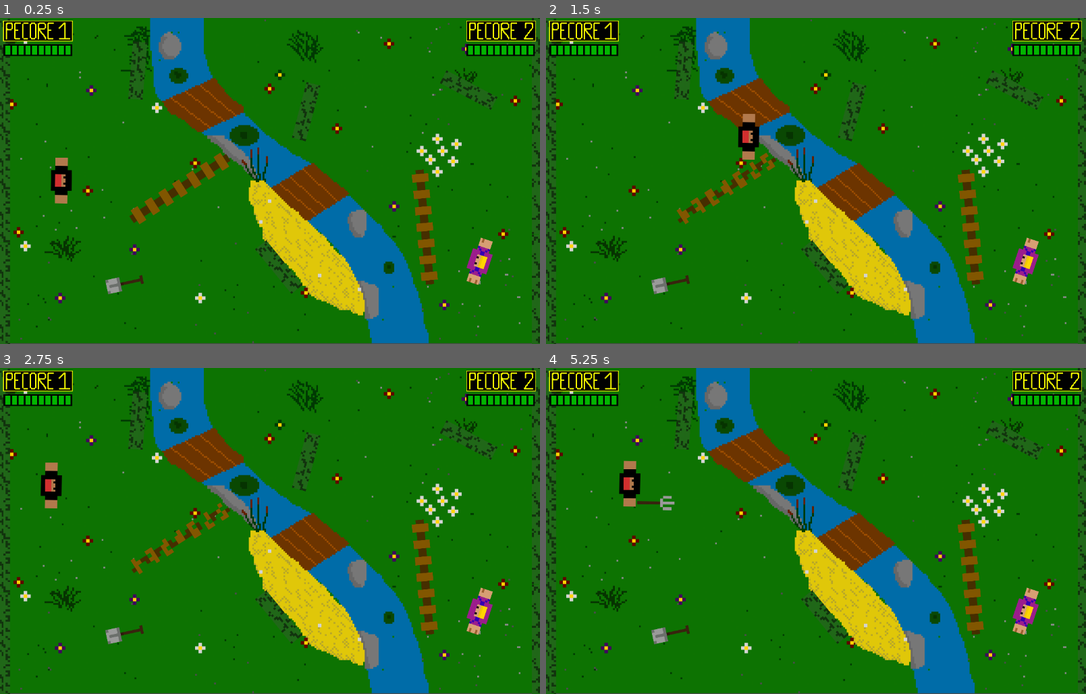
Above: before the commit, frames 1-4 (two rows, left to right).
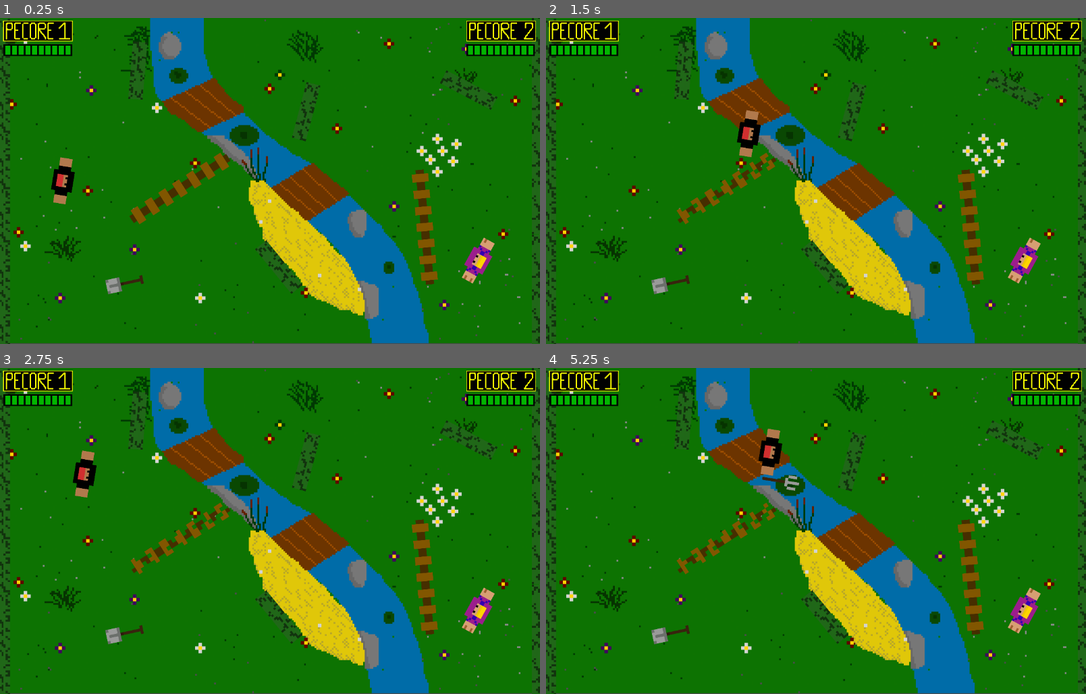
Above: after the commit, the same moments.

Repository: GuenotF/Proto_Pecore_Fight
Game: Godot game, scene res://_Scenes/Map.tscn
The game is run twice, just before and just after one commit, with the same random seed, the same clock (stepped at 60 frames per second) and the same inputs. Sound files missing from this copy of the repository are replaced by a short silence.
Inputs (mouse positions are in pixels of both pictures, inside the frame that each line leads up to):
- Up to frame 1 (0.25 s): no input
- Up to frame 2 (1.5 s): tap Enter at 0.5 s; move the mouse to (934, 164) at 0.52 s; hold D (move_right) from 0.53 s (still down); click (934, 164) at 0.6 s; tap Space (ui_select) at 0.77 s; move the mouse to (708, 197) at 1.27 s; click (708, 197) at 1.35 s
- Up to frame 3 (2.75 s): tap Space (ui_select) at 1.52 s; move the mouse to (324, 459) at 2.02 s; release D (move_right) at 2.03 s; hold Q (move_left) from 2.03 s (still down); click (324, 459) at 2.1 s
- Up to frame 4 (5.25 s): move the mouse to (789, 596) at 2.77 s; release Q (move_left) at 2.78 s; hold D (move_right) 2.78-4.28 s; click (789, 596) at 2.85 s; tap Space (ui_select) at 3.02, 3.77, 4.52 s; move the mouse to (978, 579) at 3.52 s; click (978, 579) at 3.6 s; move the mouse to (654, 482) at 4.27 s; hold Q (move_left) 4.28-5.03 s; click (654, 482) at 4.35 s; move the mouse to (843, 531) at 5.02 s; hold D (move_right) from 5.03 s (still down); click (843, 531) at 5.1 s

The runs differ from the first frame. In frame 1, 0.5% of the frame differs, in the area x 9-92%, y 42-82%; in frame 2, 0.5%; in frame 3, 1.2%; in frame 4, 2.0%, in the area x 13-92%, y 18-82%.

Commit message:
Refactor inhertiance and stuff for weapons and players

Diff:
--- a/Scripts/Player1.gd
+++ b/Scripts/Player.gd
@@ -1,15 +1,13 @@
 extends KinematicBody2D
 
 var blood = Sprite.new()
-
-var weapon = preload("res://_Scenes/Weapons/Weapon_Fork.tscn")
 
 export var speed = 500
 export var slow = 250
 export var slow_duration = 0.5
 export var bleed_duration = 0.5
 export var life = 10
-export var fire_rate = 0.3 #Pour test
+export var fire_rate = 0.3
 
 var screen_size
 
@@ -22,46 +20,42 @@
 
 
 func _ready():
+	$AnimatedSprite.play("default")
 	$Blood.hide()
 	screen_size = get_viewport_rect().size
 
 func _physics_process(_delta):
-
 	#addSprite()
-
-	# Manage Movement
-	movedir.x = -Input.get_action_strength("move_left") + Input.get_action_strength("move_right")
-	movedir.y = +Input.get_action_strength("move_down") - Input.get_action_strength("move_up")
 
 	var velocity = movedir * speed
 	velocity = move_and_slide(velocity)
-
-	aim()
-
-	if Input.is_action_just_pressed("shoot") and can_fire:
-		shoot()
-
 
 	if is_slowed:
 		speed = slow
 	else:
 		speed = 500
 
-
 	# Limit player to screen size
 	position.x = clamp(position.x, 0, screen_size.x)
 	position.y = clamp(position.y, 0, screen_size.y)
 
-func aim():
+func move(up, down, left, right):
+		# Manage Movement
+	movedir.x = -Input.get_action_strength(left) + Input.get_action_strength(right)
+	movedir.y = +Input.get_action_strength(down) - Input.get_action_strength(up)
+
+
+func aim(device, axis_x, axis_y):
 	# Manage Rotation
-	look_dir.x = Input.get_joy_axis(0, JOY_AXIS_2)
-	look_dir.y = Input.get_joy_axis(0, JOY_AXIS_3)
+	look_dir.x = Input.get_joy_axis(device, axis_x)
+	look_dir.y = Input.get_joy_axis(device, axis_y)
 
 	if  look_dir.length() >= deadzone:
 		rotation = look_dir.angle()
 
-func shoot():
-	var w = weapon.instance()
+func shoot(norm_weapon):
+	var w = norm_weapon
+	w.player = self
 	w.set_scale(Vector2(0.5, 0.5))
 	owner.add_child(w)
 	w.transform = $Shoot_Start.global_transform
--- a/Scripts/Player2.gd
+++ /dev/null
@@ -1,89 +0,0 @@
-extends KinematicBody2D
-
-var weapon = preload("res://_Scenes/Weapons/Weapon_Shovel.tscn")
-
-export var speed = 500
-export var slow = 250
-export var slow_duration = 0.5
-export var bleed_duration = 0.5
-export var life = 10
-export var fire_rate = 0.3 #Pour test
-
-var screen_size
-
-var can_fire = true
-var is_slowed = false
-
-var movedir = Vector2(0,0)
-var look_dir = Vector2()
-var deadzone = 0.8
-
-
-func _ready():
-	$Blood.hide()
-	screen_size = get_viewport_rect().size
-
-func _physics_process(_delta):
-	# Manage Movement
-	movedir.x = -Input.get_action_strength("move_left2") + Input.get_action_strength("move_right2") #AXE1
-	movedir.y = +Input.get_action_strength("move_down2") - Input.get_action_strength("move_up2") # AXE0
-
-	var velocity = movedir * speed
-	velocity = move_and_slide(velocity)
-
-	aim()
-
-	if Input.is_action_just_pressed("shoot2") and can_fire:
-		shoot()
-
-	if is_slowed:
-		speed = slow
-	else:
-		speed = 500
-
-	# Limit player to screen size
-	position.x = clamp(position.x, 0, screen_size.x)
-	position.y = clamp(position.y, 0, screen_size.y)
-
-func aim():
-	# Manage Rotation
-	look_dir.x = Input.get_joy_axis(1, JOY_AXIS_2)
-	look_dir.y = Input.get_joy_axis(1, JOY_AXIS_3)
-	if  look_dir.length() >= deadzone:
-		rotation = look_dir.angle()
-
-func shoot():
-	var w = weapon.instance()
-	owner.add_child(w)
-	w.transform = $Shoot_Start.global_transform
-
-	# Mécanique Mundo Couperet
-	# life = life - 1
-	# get_node("../HUD").update_Life_p2(life)
-
-	can_fire = false
-	yield(get_tree().create_timer(fire_rate), "timeout")
-	can_fire = true
-
-
-func hit():
-	life = life - 1
-
-	slowed()
-	bleeds()
-
-	#print("Player " + life)
-	if !get_node("../HUD").game_over:
-		get_node("../HUD").update_Life_p2(life)
-		if life <= 0:
-			self.queue_free()
-
-func slowed():
-	is_slowed = true
-	yield(get_tree().create_timer(slow_duration), "timeout")
-	is_slowed = false
-
-func bleeds():
-	$Blood.show()
-	yield(get_tree().create_timer(bleed_duration), "timeout")
-	$Blood.hide()
--- /dev/null
+++ b/Scripts/Players/Player1.gd
@@ -0,0 +1,14 @@
+extends "res://Scripts/Player.gd"
+
+var weapon = preload("res://_Scenes/Weapons/Weapon_Fork.tscn")
+
+func _ready():
+
+	pass
+
+func _process(delta):
+	aim(0, JOY_AXIS_2, JOY_AXIS_3)
+	move("move_up", "move_down", "move_left", "move_right")
+
+	if Input.is_action_just_pressed("shoot") and can_fire:
+		shoot(weapon.instance())
--- /dev/null
+++ b/Scripts/Players/Player2.gd
@@ -0,0 +1,14 @@
+extends "res://Scripts/Player.gd"
+
+var weapon = preload("res://_Scenes/Weapons/Weapon_Shovel.tscn")
+
+func _ready():
+
+	pass
+
+func _process(delta):
+	aim(1, JOY_AXIS_2, JOY_AXIS_3)
+	move("move_up2", "move_down2", "move_left2", "move_right2")
+
+	if Input.is_action_just_pressed("shoot2") and can_fire:
+		shoot(weapon.instance())
--- /dev/null
+++ b/Scripts/Weapons/Special_Weapons.gd
@@ -0,0 +1,26 @@
+extends "res://Scripts/Weapons/Weapon.gd"
+
+var is_on_floor = true
+
+
+# Declare member variables here. Examples:
+# var a = 2
+# var b = "text"
+
+
+# Called when the node enters the scene tree for the first time.
+func _ready():
+	pass # Replace with function body.
+
+
+# Called every frame. 'delta' is the elapsed time since the previous frame.
+#func _process(delta):
+#	pass
+
+
+func _on_Special_Weapons_body_entered(body):
+	if is_on_floor:
+		if body.is_in_group("players"):
+			player = body
+			player.weapon = self
+			is_on_floor = false
--- a/Scripts/Weapons/Weapon.gd
+++ b/Scripts/Weapons/Weapon.gd
@@ -1,12 +1,12 @@
 extends Area2D
 
-var bush = load("res://Scripts/Bush.gd").new()
+var player
 
 export var speed = 1000
 export var damage = 1
 export var weapon_range = 0.5
 
-var is_thrown = false
+
 
 var travel_time = Timer.new()
 
@@ -29,7 +29,22 @@
 	queue_free()
 
 func _on_Weapon_body_entered(body):
+	print('Fork: '+ player.get_name())
 	if body.is_in_group("walls"):
 		get_node("../" + body.get_name()).hit()
 		speed = 0
 		queue_free()
+	#if is_on_floor:
+	#	if body.is_in_group("players"):
+	#		player = body
+	#		player.weapon = self
+	#		is_on_floor = false
+	if body.is_in_group("shootable"):
+		#player.weapon = self
+		#is_on_floor = false
+		if body.get_name() != player.get_name():
+			get_node("../" + body.get_name()).hit()
+			speed = 0
+			queue_free()
+	else:
+		pass
--- /dev/null
+++ b/Scripts/Weapons/Weapon_Test_Inherit.gd
@@ -0,0 +1,8 @@
+extends "res://Scripts/Weapons/Weapon.gd"
+
+func _ready():
+	#is_thrown = true
+	pass # Replace with function body.
+
+
+#func _process(delta):
--- a/_Scenes/Map.tscn
+++ b/_Scenes/Map.tscn
@@ -1,9 +1,9 @@
 [gd_scene load_steps=8 format=2]
 
-[ext_resource path="res://_Scenes/Player1.tscn" type="PackedScene" id=1]
+[ext_resource path="res://_Scenes/Players/Player1.tscn" type="PackedScene" id=1]
 [ext_resource path="res://_Scenes/Bush.tscn" type="PackedScene" id=2]
 [ext_resource path="res://_Scenes/HUD.tscn" type="PackedScene" id=3]
-[ext_resource path="res://_Scenes/Player2.tscn" type="PackedScene" id=4]
+[ext_resource path="res://_Scenes/Players/Player2.tscn" type="PackedScene" id=4]
 [ext_resource path="res://Sprites/Maps/Proto_Map-1.png" type="Texture" id=5]
 [ext_resource path="res://_Scenes/Wood_Barrier.tscn" type="PackedScene" id=6]
 [ext_resource path="res://Scripts/Map.gd" type="Script" id=7]
@@ -45,14 +45,14 @@
 polygon = PoolVector2Array( 5.12366, -6.22839, 16.7155, -50.4148, 31.0363, -94.8323, 51.653, -135.734, 64.9584, -147.04 …(234 unchanged characters)…
 
 [node name="Player1" parent="." instance=ExtResource( 1 )]
-position = Vector2( 141.801, 371.082 )
-rotation = 0.0112183
+position = Vector2( 146.211, 371.877 )
+rotation = 0.160326
 scale = Vector2( 0.6, 0.6 )
 z_index = 1
 
 [node name="Player2" parent="." instance=ExtResource( 4 )]
-position = Vector2( 1106.95, 567.344 )
-rotation = 3.46404
+position = Vector2( 1103, 565.236 )
+rotation = -2.63682
 scale = Vector2( 0.6, 0.6 )
 z_index = 1
 
--- a/_Scenes/Player2.tscn
+++ /dev/null
@@ -1,52 +0,0 @@
-[gd_scene load_steps=6 format=2]
-
-[ext_resource path="res://Scripts/Player2.gd" type="Script" id=1]
-[ext_resource path="res://Sprites/Dudes/Dude2.png" type="Texture" id=2]
-[ext_resource path="res://Sprites/Particles/Blood_Particle.png" type="Texture" id=3]
-
-
-[sub_resource type="ParticlesMaterial" id=1]
-lifetime_randomness = 0.2
-emission_shape = 2
-emission_box_extents = Vector3( 20, 1, 1 )
-flag_disable_z = true
-direction = Vector3( 1, 1, 0 )
-gravity = Vector3( 0, 98, 0 )
-orbit_velocity = 0.0
-orbit_velocity_random = 0.0
-
-[sub_resource type="RectangleShape2D" id=2]
-extents = Vector2( 88.9705, 25.2648 )
-
-[node name="Player2" type="KinematicBody2D" groups=[
-"Player2",
-]]
-rotation = 1.5708
-script = ExtResource( 1 )
-fire_rate = 0.5
-
-[node name="Blood" type="Particles2D" parent="."]
-position = Vector2( 19.8901, 7.72976 )
-rotation = 1.5708
-scale = Vector2( 0.8, 0.8 )
-lifetime = 1.2
-speed_scale = 2.0
-randomness = 0.3
-local_coords = false
-process_material = SubResource( 1 )
-texture = ExtResource( 3 )
-__meta__ = {
-"_editor_description_": ""
-}
-
-[node name="Shoot_Start" type="Position2D" parent="."]
-position = Vector2( 22.2242, 81.4099 )
-
-[node name="Sprite" type="Sprite" parent="."]
-rotation = 1.5708
-texture = ExtResource( 2 )
-
-[node name="CollisionShape2D" type="CollisionShape2D" parent="."]
-position = Vector2( -0.943851, 7.551 )
-rotation = 1.5708
-shape = SubResource( 2 )
--- a/_Scenes/Player1.tscn
+++ b/_Scenes/Players/Player.tscn
@@ -1,7 +1,7 @@
-[gd_scene load_steps=6 format=2]
+[gd_scene load_steps=7 format=2]
 
 [ext_resource path="res://Sprites/Dudes/Dude.png" type="Texture" id=1]
-[ext_resource path="res://Scripts/Player1.gd" type="Script" id=2]
+[ext_resource path="res://Scripts/Player.gd" type="Script" id=2]
 [ext_resource path="res://Sprites/Particles/Blood_Particle.png" type="Texture" id=3]
 
 [sub_resource type="ParticlesMaterial" id=1]
@@ -14,11 +14,31 @@
 orbit_velocity = 0.0
 orbit_velocity_random = 0.0
 
-[sub_resource type="RectangleShape2D" id=2]
+[sub_resource type="SpriteFrames" id=2]
+animations = [ {
+"frames": [ ExtResource( 1 ) ],
+"loop": true,
+"name": "default",
+"speed": 5.0
+}, {
+"frames": [  ],
+"loop": true,
+"name": "die",
+"speed": 5.0
+}, {
+"frames": [  ],
+"loop": true,
+"name": "walk",
+"speed": 5.0
+} ]
+
+[sub_resource type="RectangleShape2D" id=3]
 extents = Vector2( 87.98, 24.3608 )
 
-[node name="Player1" type="KinematicBody2D" groups=[
+[node name="Player" type="KinematicBody2D" groups=[
 "Player1",
+"players",
+"shootable",
 ]]
 position = Vector2( 7.36395, 1.24316 )
 rotation = 1.5708
@@ -42,14 +62,15 @@
 "_edit_lock_": true
 }
 
-[node name="Sprite" type="Sprite" parent="."]
+[node name="AnimatedSprite" type="AnimatedSprite" parent="."]
 rotation = 1.5708
-texture = ExtResource( 1 )
+frames = SubResource( 2 )
+animation = "die"
 
 [node name="CollisionShape2D" type="CollisionShape2D" parent="."]
 position = Vector2( 0, 7.68842 )
 rotation = 1.5708
-shape = SubResource( 2 )
+shape = SubResource( 3 )
 __meta__ = {
 "_edit_lock_": true
 }
--- /dev/null
+++ b/_Scenes/Players/Player1.tscn
@@ -0,0 +1,10 @@
+[gd_scene load_steps=3 format=2]
+
+[ext_resource path="res://_Scenes/Players/Player.tscn" type="PackedScene" id=1]
+[ext_resource path="res://Scripts/Players/Player1.gd" type="Script" id=2]
+
+[node name="Player1" instance=ExtResource( 1 )]
+script = ExtResource( 2 )
+
+[node name="AnimatedSprite" parent="." index="2"]
+animation = "default"
--- /dev/null
+++ b/_Scenes/Players/Player2.tscn
@@ -0,0 +1,21 @@
+[gd_scene load_steps=5 format=2]
+
+[ext_resource path="res://_Scenes/Players/Player.tscn" type="PackedScene" id=1]
+[ext_resource path="res://Sprites/Dudes/Dude2.png" type="Texture" id=2]
+[ext_resource path="res://Scripts/Players/Player2.gd" type="Script" id=3]
+
+[sub_resource type="SpriteFrames" id=1]
+animations = [ {
+"frames": [ ExtResource( 2 ) ],
+"loop": true,
+"name": "default",
+"speed": 5.0
+} ]
+
+[node name="Player2" instance=ExtResource( 1 )]
+script = ExtResource( 3 )
+fire_rate = 0.3
+
+[node name="AnimatedSprite" parent="." index="2"]
+frames = SubResource( 1 )
+animation = "default"
--- /dev/null
+++ b/_Scenes/Weapons/Special_Weapons/Spe_Spike.tscn
@@ -0,0 +1,25 @@
+[gd_scene load_steps=5 format=2]
+
+[ext_resource path="res://_Scenes/Weapons/Special_Weapons/Special_Weapons.tscn" type="PackedScene" id=1]
+[ext_resource path="res://Sprites/Weapons/Proto_Spike.png" type="Texture" id=2]
+
+
+[sub_resource type="SpriteFrames" id=1]
+animations = [ {
+"frames": [ ExtResource( 2 ) ],
+"loop": true,
+"name": "default",
+"speed": 5.0
+} ]
+
+[sub_resource type="CapsuleShape2D" id=2]
+height = 99.8627
+
+[node name="Spe_Spike" instance=ExtResource( 1 )]
+
+[node name="AnimatedSprite" parent="." index="0"]
+frames = SubResource( 1 )
+
+[node name="CollisionShape2D" parent="." index="1"]
+position = Vector2( 10.4882, 0 )
+shape = SubResource( 2 )
--- /dev/null
+++ b/_Scenes/Weapons/Special_Weapons/Special_Weapons.tscn
@@ -0,0 +1,15 @@
+[gd_scene load_steps=2 format=2]
+
+[ext_resource path="res://Scripts/Weapons/Special_Weapons.gd" type="Script" id=1]
+
+[node name="Special_Weapons" type="Area2D"]
+script = ExtResource( 1 )
+
+[node name="AnimatedSprite" type="AnimatedSprite" parent="."]
+rotation = 1.5708
+
+[node name="CollisionShape2D" type="CollisionShape2D" parent="."]
+rotation = 1.5708
+
+[node name="VisibilityNotifier2D" type="VisibilityNotifier2D" parent="."]
+[connection signal="body_entered" from="." to="." method="_on_Special_Weapons_body_entered"]
--- a/_Scenes/Weapons/Weapon.tscn
+++ b/_Scenes/Weapons/Weapon.tscn
@@ -11,12 +11,11 @@
 
 [node name="AnimatedSprite" type="AnimatedSprite" parent="."]
 rotation = 1.5708
-animation = "destroy"
 
 [node name="CollisionShape2D" type="CollisionShape2D" parent="."]
 position = Vector2( 17, 0.944 )
 rotation = 1.5708
-shape = SubResource( 2 )
+shape = SubResource( 1 )
 
 [node name="VisibilityNotifier2D" type="VisibilityNotifier2D" parent="."]
 [connection signal="body_entered" from="." to="." method="_on_Weapon_body_entered"]
--- a/_Scenes/Weapons/Weapon_Fork.tscn
+++ b/_Scenes/Weapons/Weapon_Fork.tscn
@@ -1,6 +1,6 @@
 [gd_scene load_steps=12 format=2]
 
-[ext_resource path="res://Scripts/Weapon_Fork.gd" type="Script" id=1]
+[ext_resource path="res://_Scenes/Weapons/Weapon.tscn" type="PackedScene" id=1]
 [ext_resource path="res://Sprites/Weapons/Proto_Fork_small.png" type="Texture" id=2]
 [ext_resource path="res://Sprites/Weapons/Destroy/Proto_Fork/fork_destroy0.png" type="Texture" id=3]
 [ext_resource path="res://Sprites/Weapons/Destroy/Proto_Fork/fork_destroy3.png" type="Texture" id=4]
@@ -9,6 +9,7 @@
 [ext_resource path="res://Sprites/Weapons/Destroy/Proto_Fork/fork_destroy4.png" type="Texture" id=7]
 [ext_resource path="res://Sprites/Weapons/Destroy/Proto_Fork/fork_destroy5.png" type="Texture" id=8]
 [ext_resource path="res://Sprites/Weapons/Destroy/Proto_Fork/fork_destroy1.png" type="Texture" id=9]
+[ext_resource path="res://Scripts/Weapons/Weapon_Test_Inherit.gd" type="Script" id=10]
 
 [sub_resource type="SpriteFrames" id=1]
 animations = [ {
@@ -23,28 +24,9 @@
 "speed": 30.0
 } ]
 
-[sub_resource type="CapsuleShape2D" id=2]
-radius = 27.0672
-height = 52.185
+[node name="Fork" instance=ExtResource( 1 )]
+script = ExtResource( 10 )
 
-[node name="Weapon_Fork" type="Area2D"]
-z_as_relative = false
-script = ExtResource( 1 )
-speed = 1500
-
-[node name="AnimatedSprite" type="AnimatedSprite" parent="."]
-rotation = 1.5708
+[node name="AnimatedSprite" parent="." index="0"]
 frames = SubResource( 1 )
-animation = "destroy"
-
-[node name="CollisionShape2D" type="CollisionShape2D" parent="."]
-position = Vector2( 16.9898, 0.943878 )
-rotation = 1.5708
-shape = SubResource( 2 )
-
-[node name="VisibilityNotifier2D" type="VisibilityNotifier2D" parent="."]
-__meta__ = {
-"_edit_lock_": true
-}
-[connection signal="body_entered" from="." to="." method="_on_Weapon_Fork_body_entered"]
-[connection signal="screen_exited" from="VisibilityNotifier2D" to="." method="_on_VisibilityNotifier2D_screen_exited"]
+[connection signal="body_entered" from="." to="." method="_on_Spike_body_entered"]
--- a/_Scenes/Weapons/Weapon_Fork_test.tscn
+++ /dev/null
@@ -1,18 +0,0 @@
-[gd_scene load_steps=4 format=2]
-
-[ext_resource path="res://_Scenes/Weapons/Weapon.tscn" type="PackedScene" id=1]
-[ext_resource path="res://Sprites/Weapons/Proto_Fork_small.png" type="Texture" id=2]
-
-[sub_resource type="SpriteFrames" id=1]
-animations = [ {
-"frames": [ ExtResource( 2 ) ],
-"loop": true,
-"name": "default",
-"speed": 5.0
-} ]
-
-[node name="Weapon_Fork" instance=ExtResource( 1 )]
-
-[node name="AnimatedSprite" parent="." index="0"]
-frames = SubResource( 1 )
-animation = "default"
--- a/_Scenes/Weapons/Weapon_Shovel.tscn
+++ b/_Scenes/Weapons/Weapon_Shovel.tscn
@@ -1,6 +1,6 @@
 [gd_scene load_steps=12 format=2]
 
-[ext_resource path="res://Scripts/Weapon_Shovel.gd" type="Script" id=1]
+[ext_resource path="res://_Scenes/Weapons/Weapon.tscn" type="PackedScene" id=1]
 [ext_resource path="res://Sprites/Weapons/Proto_Shovel.png" type="Texture" id=2]
 [ext_resource path="res://Sprites/Weapons/Destroy/Proto_Shovel/destroy_shovel1.png" type="Texture" id=3]
 [ext_resource path="res://Sprites/Weapons/Destroy/Proto_Shovel/destroy_shovel6.png" type="Texture" id=4]
@@ -9,13 +9,14 @@
 [ext_resource path="res://Sprites/Weapons/Destroy/Proto_Shovel/destroy_shovel5.png" type="Texture" id=7]
 [ext_resource path="res://Sprites/Weapons/Destroy/Proto_Shovel/destroy_shovel0.png" type="Texture" id=8]
 [ext_resource path="res://Sprites/Weapons/Destroy/Proto_Shovel/destroy_shovel2.png" type="Texture" id=9]
+[ext_resource path="res://Scripts/Weapons/Weapon_Test_Inherit.gd" type="Script" id=10]
 
 [sub_resource type="SpriteFrames" id=1]
 animations = [ {
 "frames": [ ExtResource( 2 ) ],
 "loop": true,
 "name": "default",
-"speed": 0.0
+"speed": 5.0
 }, {
 "frames": [ ExtResource( 8 ), ExtResource( 3 ), ExtResource( 9 ), ExtResource( 6 ), ExtResource( 5 ), ExtResource( 7 ), ExtResource( 4 ) ],
 "loop": true,
@@ -23,24 +24,9 @@
 "speed": 30.0
 } ]
 
-[sub_resource type="CapsuleShape2D" id=2]
-radius = 26.1233
-height = 54.0522
+[node name="Shovel" instance=ExtResource( 1 )]
+script = ExtResource( 10 )
 
-[node name="Weapon_Shovel" type="Area2D"]
-script = ExtResource( 1 )
-speed = 1500
-
-[node name="AnimatedSprite" type="AnimatedSprite" parent="."]
-rotation = 1.5708
+[node name="AnimatedSprite" parent="." index="0"]
 frames = SubResource( 1 )
-animation = "destroy"
-
-[node name="CollisionShape2D" type="CollisionShape2D" parent="."]
-position = Vector2( 17, 0.944 )
-rotation = 1.5708
-shape = SubResource( 2 )
-
-[node name="VisibilityNotifier2D" type="VisibilityNotifier2D" parent="."]
-[connection signal="body_entered" from="." to="." method="_on_Weapon_Shovel_body_entered"]
-[connection signal="screen_exited" from="VisibilityNotifier2D" to="." method="_on_VisibilityNotifier2D_screen_exited"]
+[connection signal="body_entered" from="." to="." method="_on_Spike_body_entered"]
Renamed: Scripts/Weapon_Fork.gd -> Scripts/Weapons/Weapon_Fork.gd
Renamed: Scripts/Weapon_Shovel.gd -> Scripts/Weapons/Weapon_Shovel.gd
Not shown: 1 places in _Scenes/Weapons/Weapon.tscn that only renumber resources
Not shown, added: SFX/pecorefight_02.mp3
